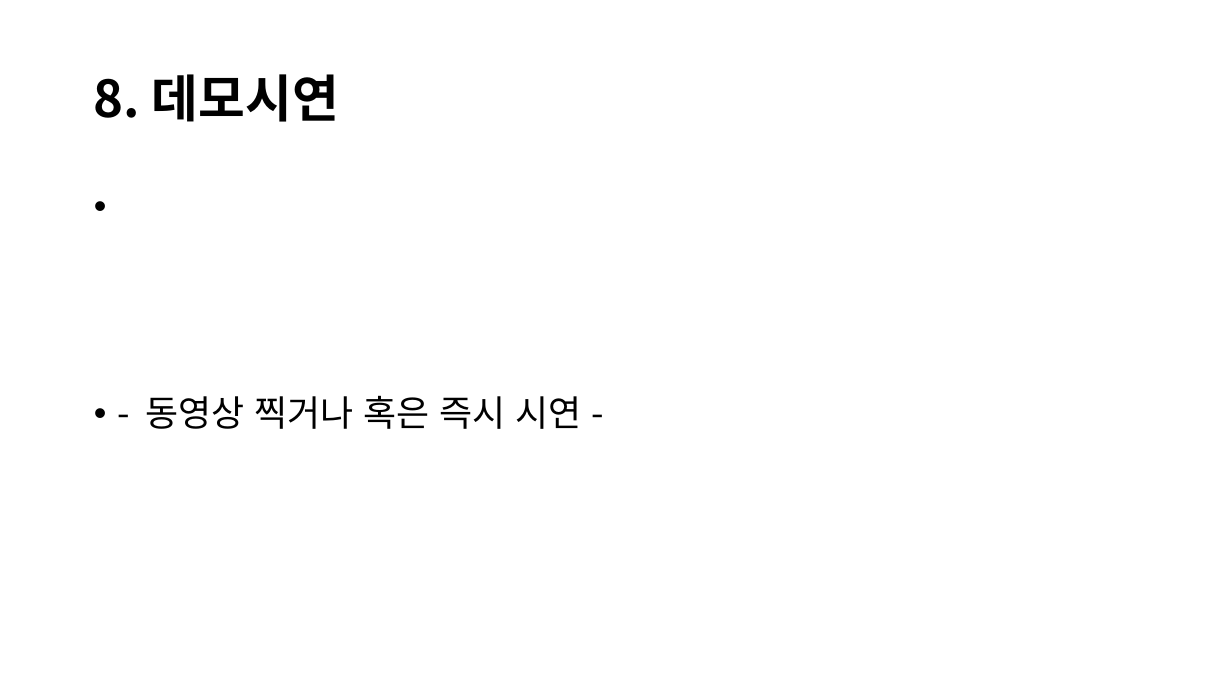
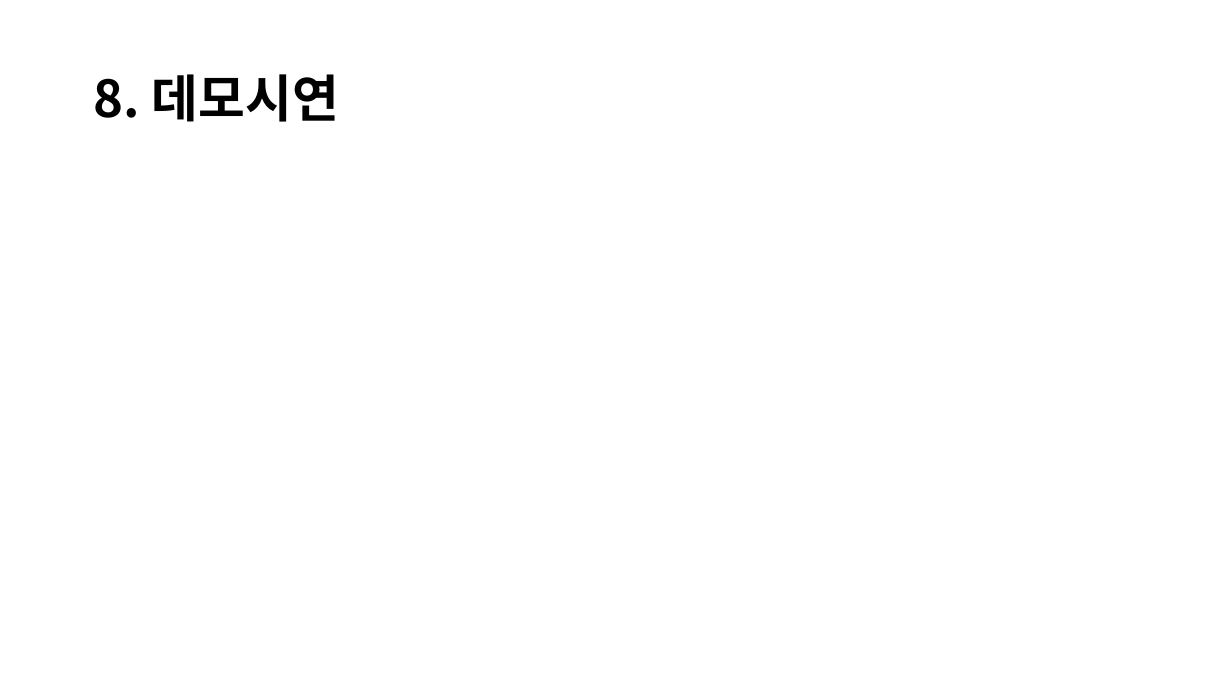
Before and after one commit to JinsooLee-Testing/aww, a slide deck: slide 18 of 기획문서/중간발표/Aww_중간발표.pptx. Drawn at 1232x693 pixels with LibreOffice and Linux fonts; fonts in the diff are those of the drawing; background and template pictures are left out. Boxes give left, top, right and bottom in pixels: in the first picture for what was removed or moved away, otherwise in the second. Text is boxed around its words. In the diff, an @@ line names an element or a change of style, - is before the commit and + after.

```diff
--- a/기획문서/중간발표/Aww_중간발표.pptx
+++ b/기획문서/중간발표/Aww_중간발표.pptx
@@ text removed at (146,395,582,429) @@
-• - 동영상 찍거나 혹은 즉시 시연 -
```
Also in this commit, not shown: 1 other slide changed, 1 slide added, 1 slide removed, 7 other files.
